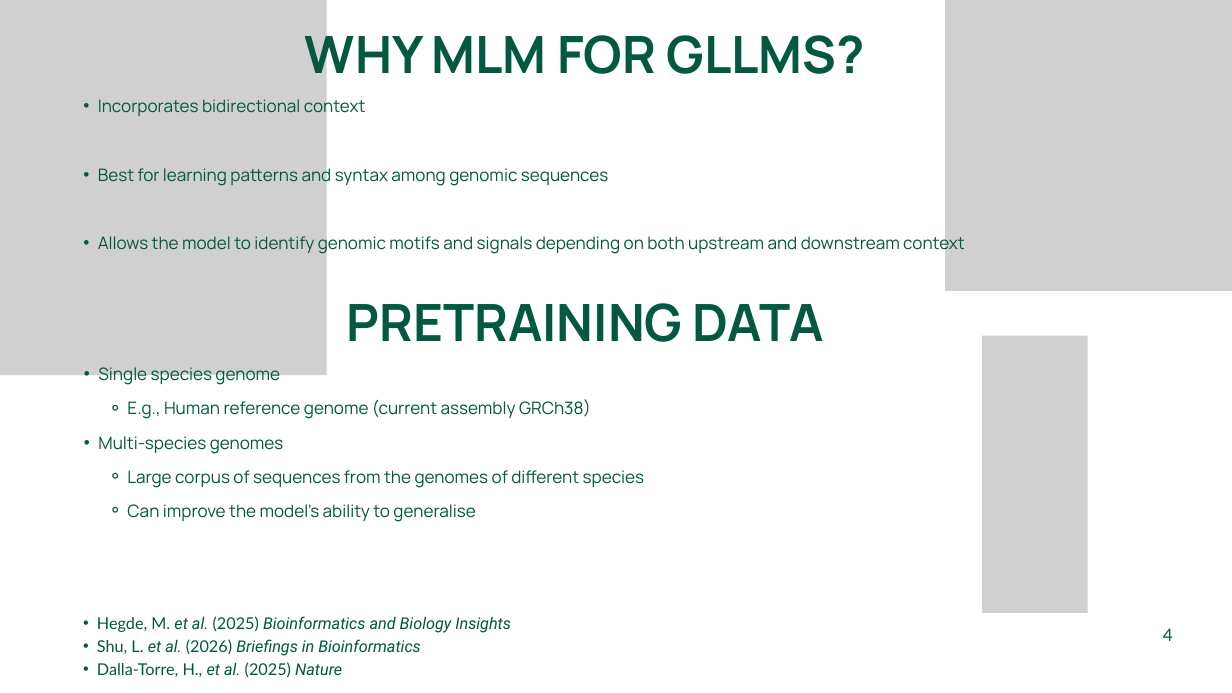
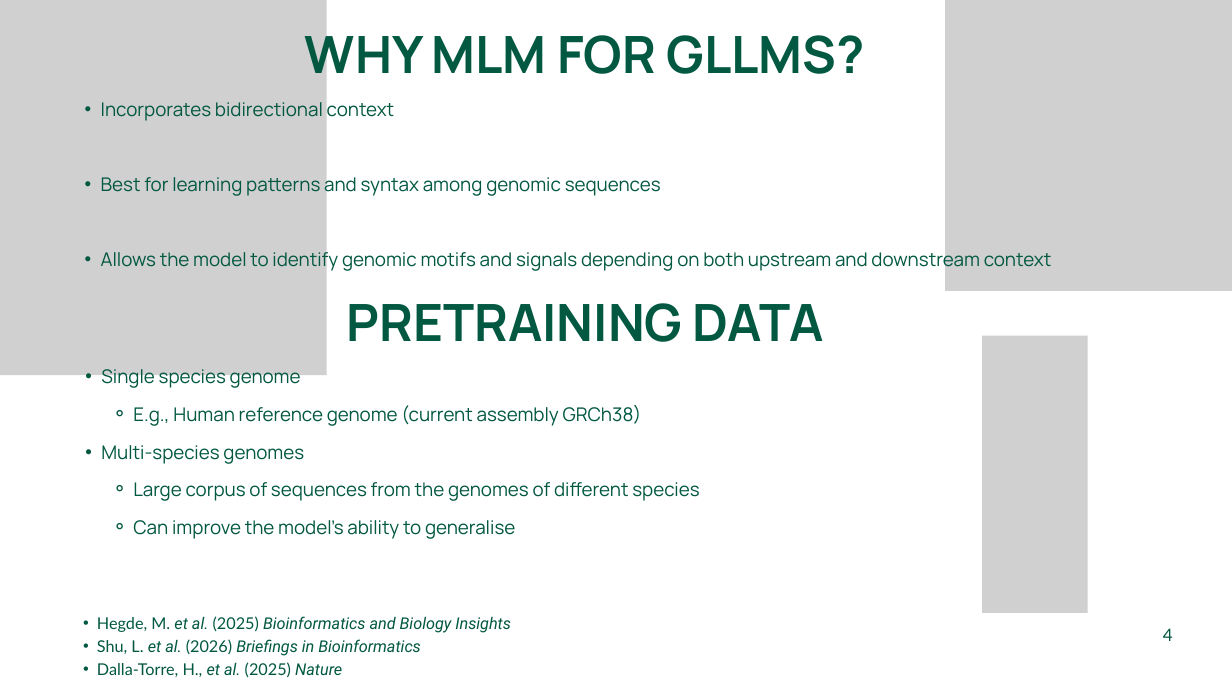
Before and after one commit to manyan-huang/genomic-llms-in-practice, a slide deck: slide 4 of Lectures/2_Training_gLLMs.pptx. Drawn at 1232x693 pixels with LibreOffice and Linux fonts; fonts in the diff are those of the drawing; grey boxes stand for pictures. Boxes give left, top, right and bottom in pixels: in the first picture for what was removed or moved away, otherwise in the second. Text is boxed around its words. In the diff, an @@ line names an element or a change of style, - is before the commit and + after.

```diff
--- a/Lectures/2_Training_gLLMs.pptx
+++ b/Lectures/2_Training_gLLMs.pptx
@@ text "Incorporates bidirectional context" at box(101, 102, 1052, 273): size 20 to 22 pt; indent changed; line spacing 40pt to 44pt @@
@@ text "Single species genome" at box(101, 369, 699, 539): size 20 to 22 pt; indent changed; line spacing 40pt to 44pt @@
```
Also in this commit, not shown: 2 other slides changed, 3 slides added, 1 slide removed.
